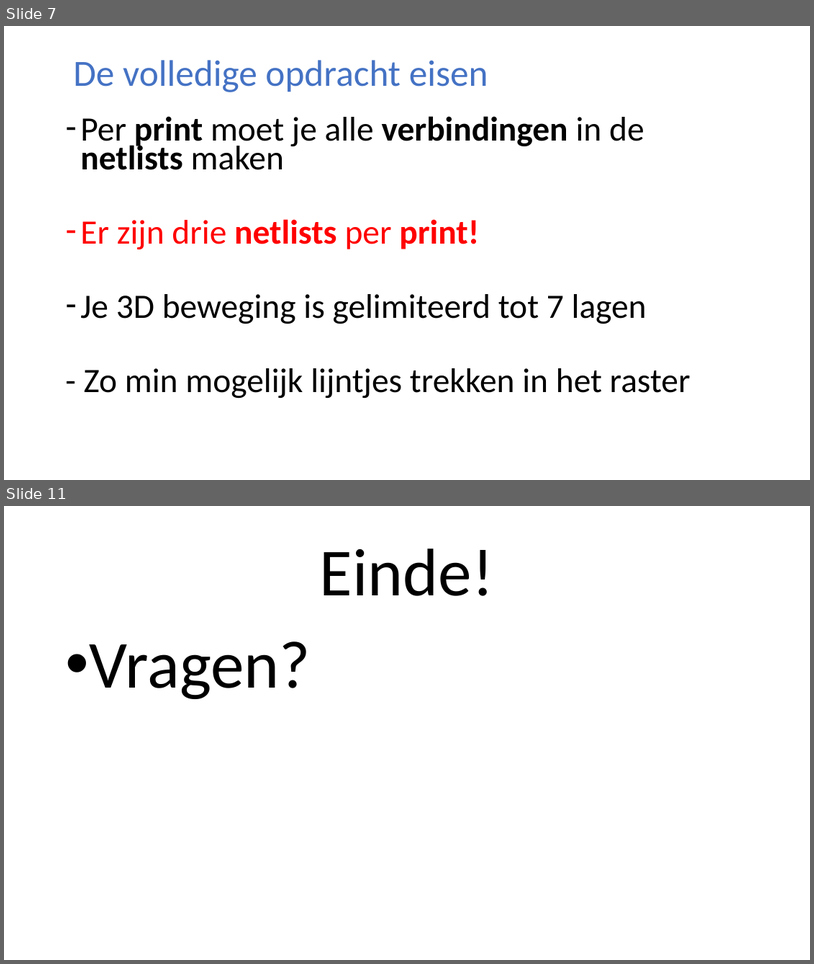
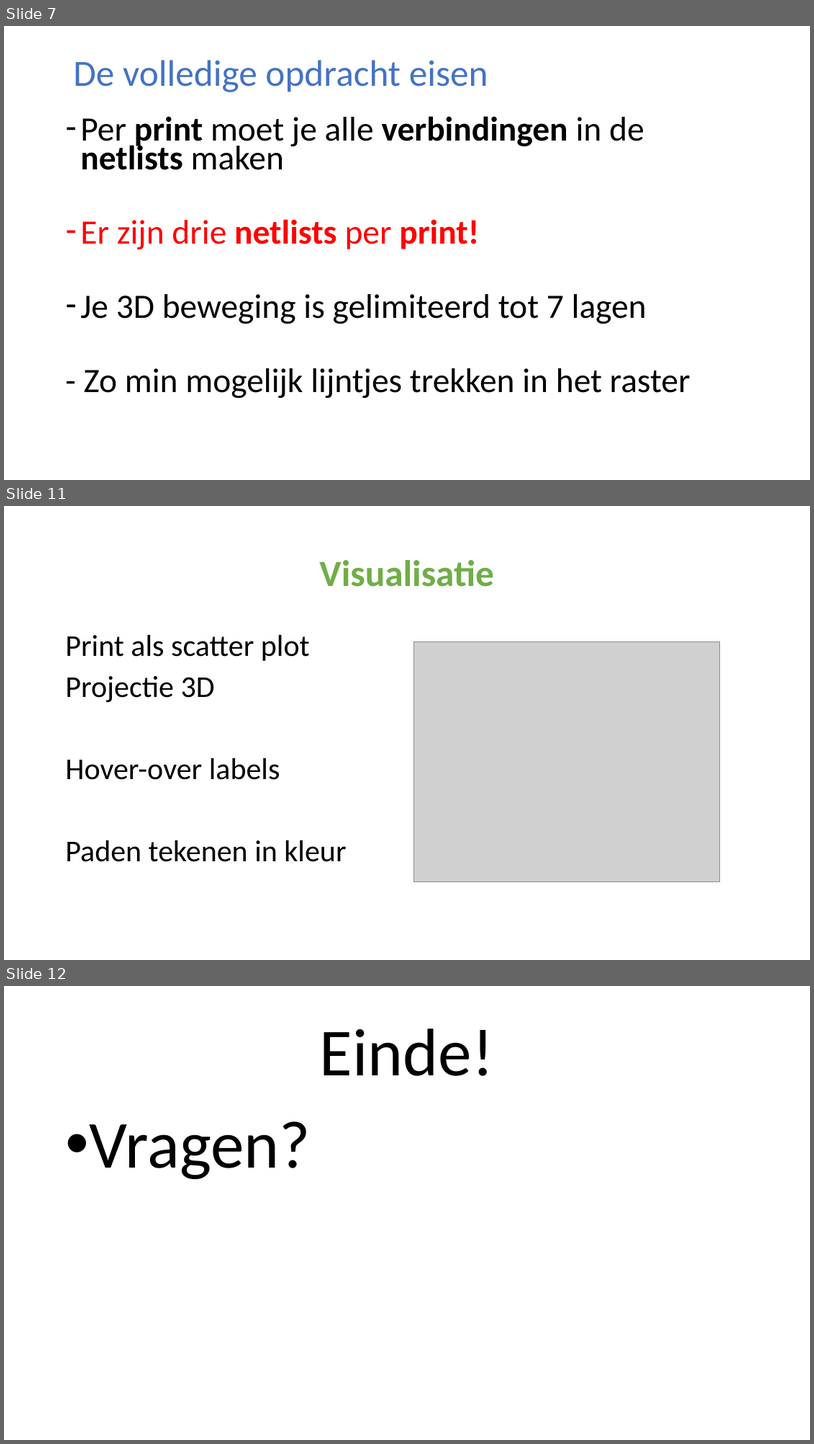
Before and after one commit to GuidoVisser/Chipmunks-2.0, a slide deck: Chipmunks 2.0 presentatie.pptx. Shown one above the other, each under a label of ours: slides 7 and 11 before the commit, slides 7, 11 and 12 after it; the slides between them are not shown. The pictures are 814x964 and 814x1444 pixels, drawn with LibreOffice and Linux fonts; fonts in the diff are those of the drawing; grey boxes stand for pictures. Boxes give left, top, right and bottom in pixels: in the first picture for what was removed or moved away, otherwise in the second. Text is boxed around its words. In the diff, an @@ line names an element or a change of style, - is before the commit and + after.

```diff
--- a/Chipmunks 2.0 presentatie.pptx
+++ b/Chipmunks 2.0 presentatie.pptx
@@ slide 11 added at [4, 506, 810, 960], background #FFFFFF @@
@@ title added at [319, 560, 494, 587], 44 pt, text #70AD47, bold @@
+Visualisatie
@@ text added at [65, 635, 346, 862], 36 pt, text #000000 @@
+Print als scatter plot
+Projectie 3D
+Hover-over labels
+Paden tekenen in kleur
@@ picture added at [414, 642, 720, 882] @@
@@ what was slide 11 is now slide 12 @@
```
Also in this commit, not shown: 3 other slides added, 3 slides removed, 2 other files.
